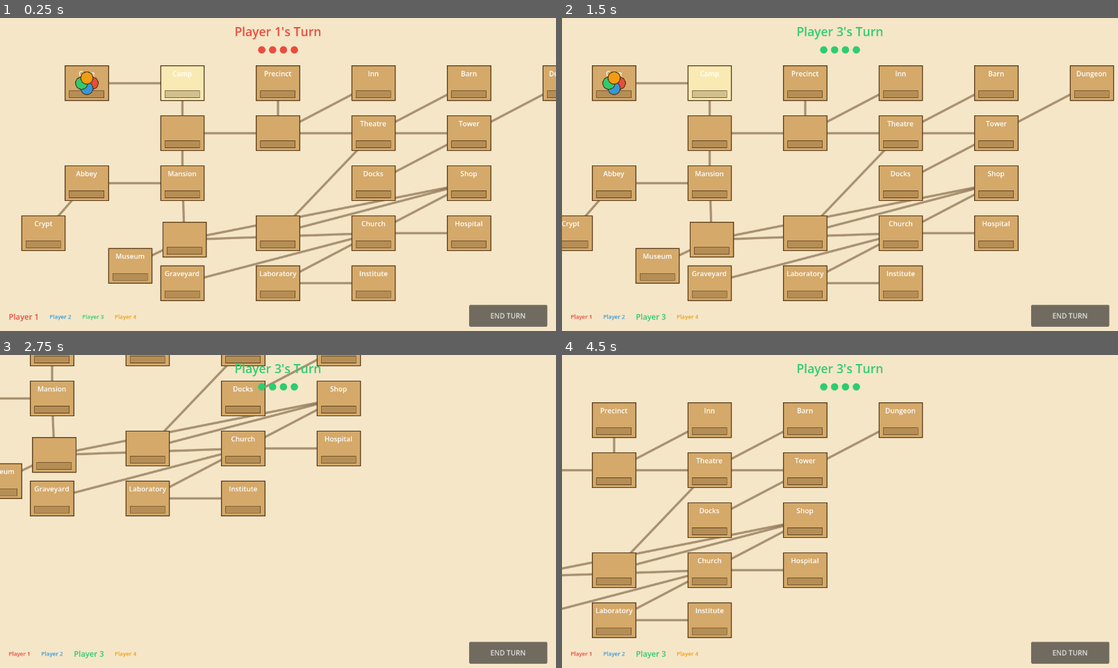
Above: before the commit, frames 1-4 (two rows, left to right).
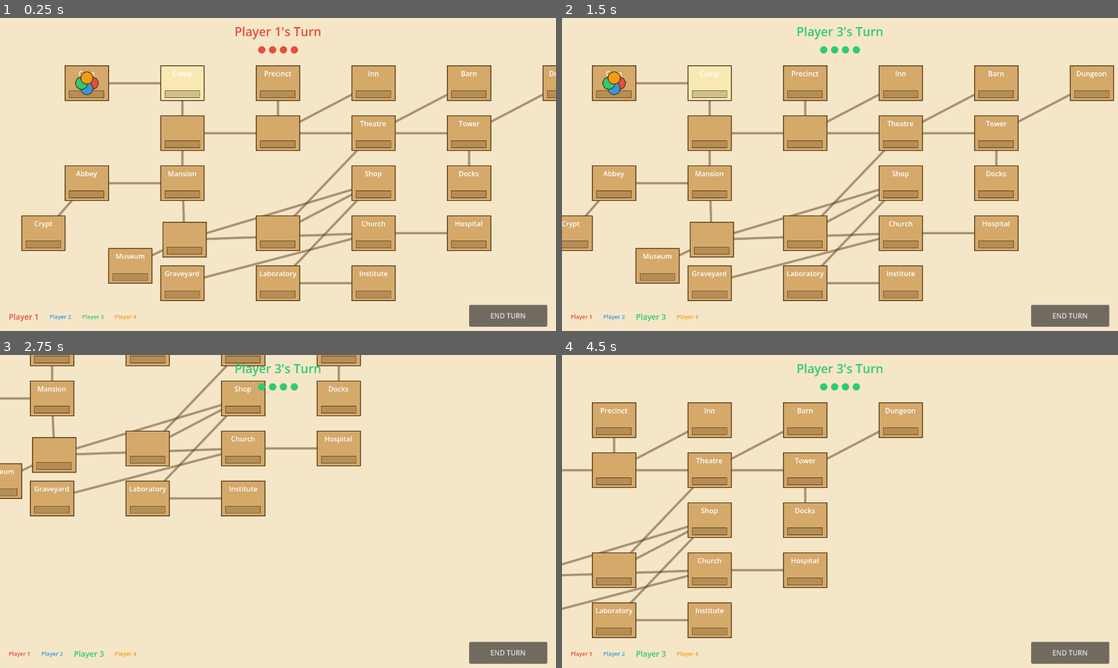
Above: after the commit, the same moments.

Repository: arlopurcell/horrified-board-game
Game: Godot game, scene res://scenes/Main.tscn
Same seed, same stepped clock (60 frames per second), same inputs: the game is played once before the commit and once after it. The project has no main scene, so this scene is started directly.
Inputs (mouse positions are in pixels of both pictures, inside the frame that each line leads up to):
- Up to frame 1 (0.25 s): no input
- Up to frame 2 (1.5 s): click "END TURN" at 0.5 s; tap Enter at 1.25 s; move the mouse to (628, 64) at 1.27 s; hold D from 1.28 s (still down); click (628, 64) at 1.42 s
- Up to frame 3 (2.75 s): move the mouse to (38, 401) at 2.02 s; release D at 2.03 s; hold S from 2.03 s (still down); click (38, 401) at 2.17 s
- Up to frame 4 (4.5 s): move the mouse to (689, 430) at 2.77 s; release S at 2.78 s; hold D 2.78-3.53 s; click (689, 430) at 2.92 s; move the mouse to (662, 373) at 3.52 s; hold W 3.53-4.28 s; click (662, 373) at 3.67 s; move the mouse to (650, 392) at 4.27 s; hold A from 4.28 s (still down); click (650, 392) at 4.42 s

The runs differ from the first frame. In frame 1, 1.2% of the frame differs, in the area x 37-87%, y 40-82%; in frame 2, 1.2%, in the area x 30-80%, y 40-82%; in frame 3, 1.2%; in frame 4, 1.2%.

Commit message:
data: swap positions of Docks and Shop

Diff:
--- a/resources/data/board.tres
+++ b/resources/data/board.tres
@@ -111,7 +111,7 @@
 script = ExtResource("2")
 id = 13
 name = "Docks"
-position = Vector2(860, 380)
+position = Vector2(1080, 380)
 neighbors = [9]
 has_item = false
 
@@ -119,7 +119,7 @@
 script = ExtResource("2")
 id = 14
 name = "Shop"
-position = Vector2(1080, 380)
+position = Vector2(860, 380)
 neighbors = [12, 17, 21]
 has_item = false
 
